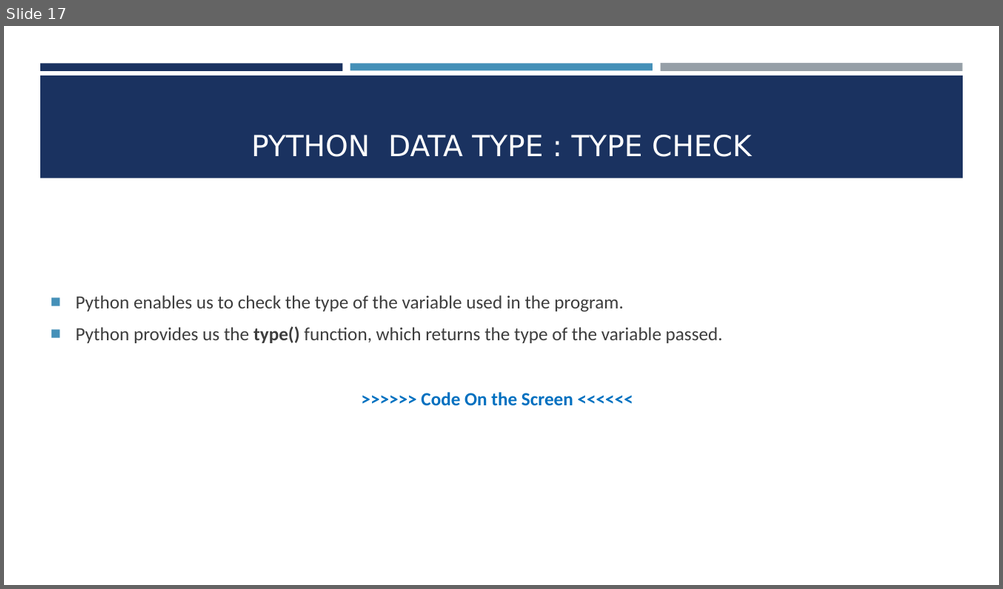
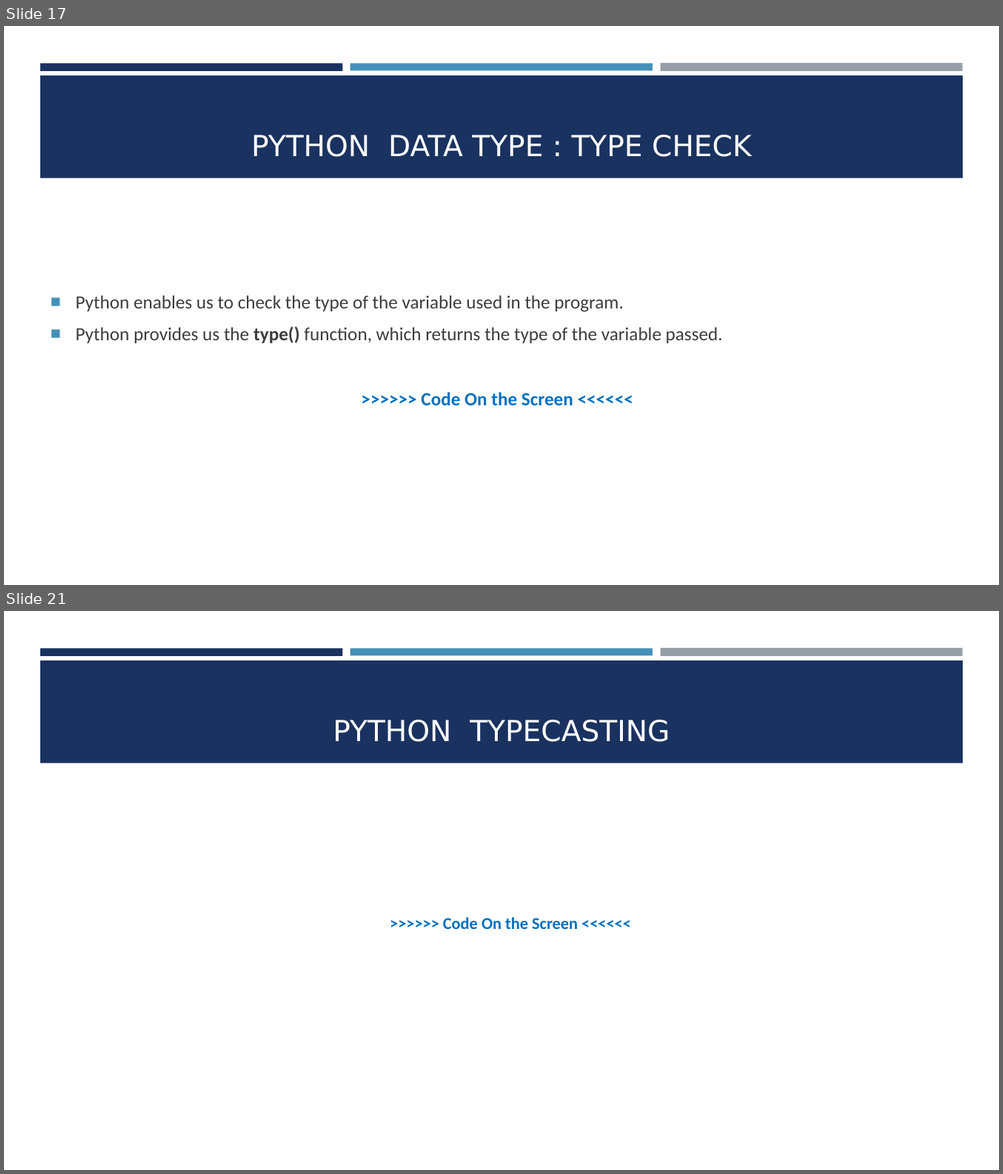
Before and after one commit to rhidoyhasanmahmud/Learn-Python-the-Hard-Way-with-Django, a slide deck: Class-02/Class-02.pptx. Shown one above the other, each under a label of ours: slide 17 before the commit, slides 17 and 21 after it; the slides between them are not shown. The pictures are 1003x589 and 1003x1174 pixels, drawn with LibreOffice and Linux fonts; fonts in the diff are those of the drawing. Boxes give left, top, right and bottom in pixels: in the first picture for what was removed or moved away, otherwise in the second. Text is boxed around its words. In the diff, an @@ line names an element or a change of style, - is before the commit and + after.

```diff
--- a/Class-02/Class-02.pptx
+++ b/Class-02/Class-02.pptx
@@ slide 21 added at (4,611,999,1170), background #FFFFFF; not listed: 4 template elements that a slide beside it also shows @@
@@ title added at (333,720,669,742), 28 pt, text #FFFFFF @@
+PYTHON TYPECASTING
@@ text added at (443,917,578,929), 16 pt, text #0070C0, bold @@
+  >>>>>> Code On the Screen <<<<<<
```
Also in this commit, not shown: 3 other slides added.
